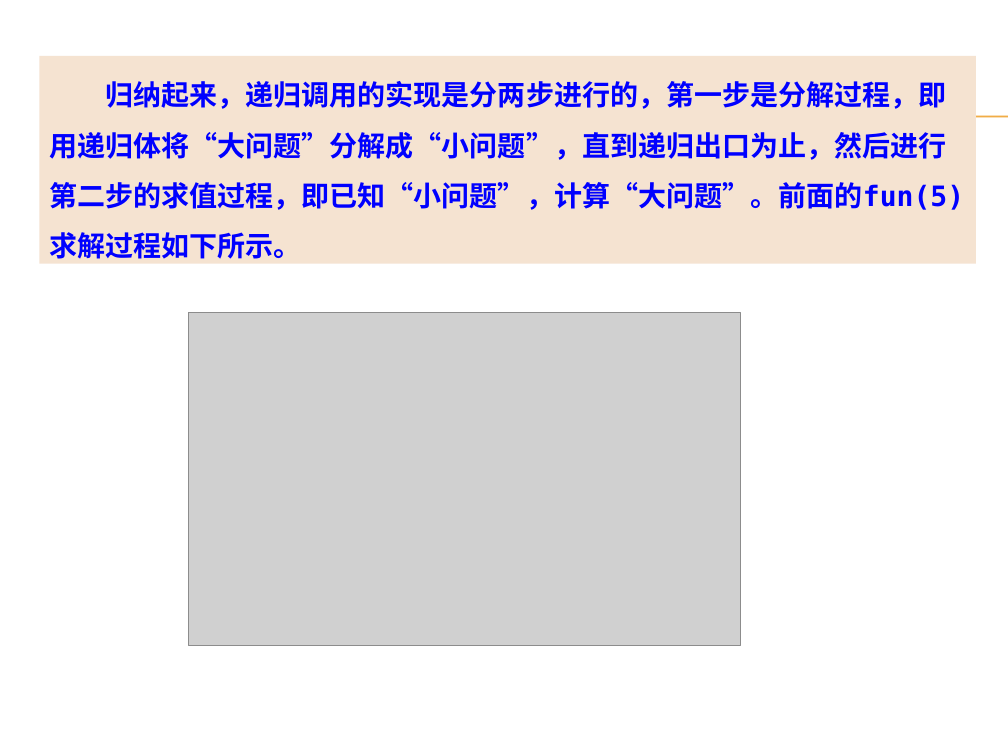
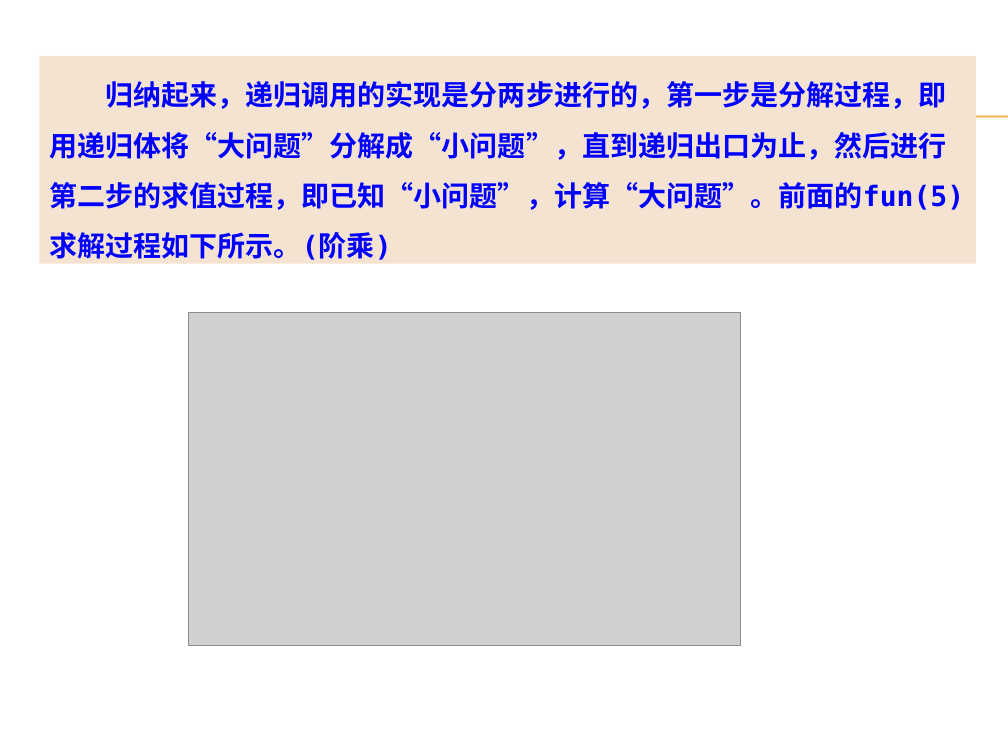
Before and after one commit to AllenW1116/Cpp-algorithm, a slide deck: slide 18 of 课程ppt/第2章 递归算法设计技术.pptx (slide 22 before the commit). Drawn at 1008x756 pixels with LibreOffice and Linux fonts; fonts in the diff are those of the drawing; grey boxes stand for pictures; background and template pictures are left out. Boxes give left, top, right and bottom in pixels: in the first picture for what was removed or moved away, otherwise in the second. Text is boxed around its words. In the diff, an @@ line names an element or a change of style, - is before the commit and + after.

```diff
--- a/课程ppt/第2章 递归算法设计技术.pptx
+++ b/课程ppt/第2章 递归算法设计技术.pptx
@@ text in rectangle at (x1=49, y1=81, x2=964, y2=260): text changed @@
-归纳起来，递归调用的实现是分两步进行的，第一步是分解过程，即用递归体将“大问题”分解成“小问题”，直到递归出口为止，然后进行第二步的求值过程，即已知“小问题”，计算“大问题”。前面的fun(5)求解过程如下所示。
+归纳起来，递归调用的实现是分两步进行的，第一步是分解过程，即用递归体将“大问题”分解成“小问题”，直到递归出口为止，然后进行第二步的求值过程，即已知“小问题”，计算“大问题”。前面的fun(5)求解过程如下所示。(阶乘)
```
Also in this commit, not shown: 4 other slides changed, 11 slides removed, 13 other files.
